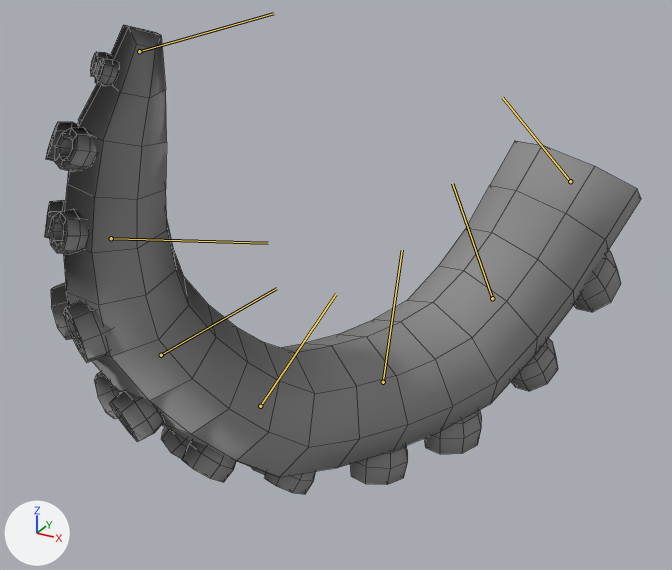
The FBX model Assets/CosimoAssets/Kraken/Assets/TentacleUncurling.fbx: old version first, new version second.
Both versions are drawn from a 50 mm camera at (0.0278, -0.1141, 0.0339) aimed at (-0.0183, -0.0303, -0.0079). Every picture has the same lights, and +X, +Y and +Z are marked at lower left. Both versions are drawn at frame 13 of the action 'Take 001'; the numbers are the values there. The bones that bend it are drawn over the model as lines. Mesh edges are drawn as thin lines.

Names of what the first picture shows: 'Octopus_Tentacles_Low'.
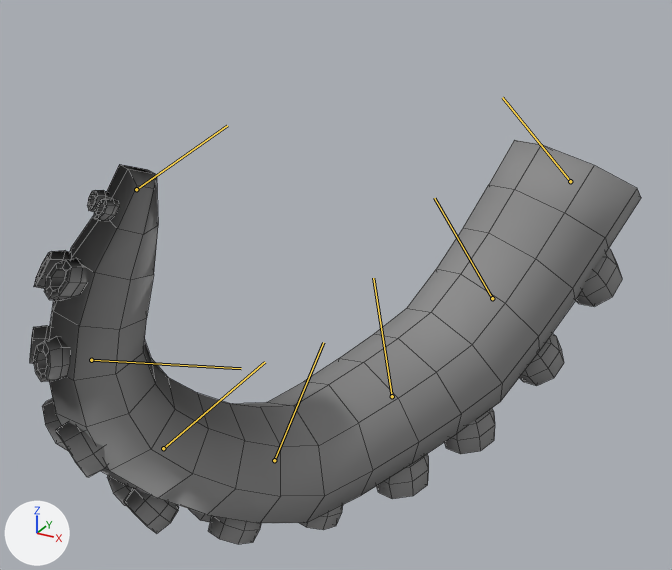
Pixel boxes (x1, y1, x2, y2) of what changed, in the pictures (672 x 570 px):
'Octopus_Tentacles_Low', posed (14% shorter)
    before: (45, 25, 641, 494)
    after: (30, 140, 641, 544)
bone 'joint2', root to tip
    before: (492, 298) to (452, 183)
    after: (492, 298) to (434, 198)
bone 'joint3', root to tip
    before: (383, 382) to (402, 250)
    after: (392, 396) to (373, 278)
bone 'joint4', root to tip
    before: (260, 406) to (336, 294)
    after: (274, 460) to (323, 342)
bone 'joint5', root to tip
    before: (161, 355) to (276, 288)
    after: (163, 448) to (265, 362)
bone 'joint6', root to tip
    before: (111, 238) to (268, 243)
    after: (91, 360) to (241, 368)
bone 'joint7', root to tip
    before: (139, 51) to (273, 13)
    after: (136, 189) to (227, 125)

What changed in the scene script:
```text
Change bone_joint2:
    where bone_joint2 = bpy.data.objects['Armature'].pose.bones['joint2']  # child of 'joint1'
    bone_joint2.rotation_quaternion: (0.987, 0.0, 0.0, 0.163) -> (0.993, 0.0, 0.0, 0.085)  # degrees (0, 0, 19) -> degrees (0, 0, 10)
Change bone_joint3:
    where bone_joint3 = bpy.data.objects['Armature'].pose.bones['joint3']  # child of 'joint2'
    bone_joint3.rotation_quaternion: (0.987, 0.0, 0.0, 0.163) -> (0.993, 0.0, 0.0, 0.085)  # degrees (0, 0, 19) -> degrees (0, 0, 10)
Change bone_joint4:
    where bone_joint4 = bpy.data.objects['Armature'].pose.bones['joint4']  # child of 'joint3'
    bone_joint4.rotation_quaternion: (0.987, 0.0, 0.0, 0.163) -> (0.964, 0.0, 0.0, 0.19)  # degrees (0, 0, 19) -> degrees (0, 0, 22)
Change bone_joint5:
    where bone_joint5 = bpy.data.objects['Armature'].pose.bones['joint5']  # child of 'joint4'
    bone_joint5.rotation_quaternion: (0.987, 0.0, 0.0, 0.163) -> (0.964, 0.0, 0.0, 0.19)  # degrees (0, 0, 19) -> degrees (0, 0, 22)
Change bone_joint6:
    where bone_joint6 = bpy.data.objects['Armature'].pose.bones['joint6']  # child of 'joint5'
    bone_joint6.rotation_quaternion: (0.987, 0.0, 0.0, 0.163) -> (0.907, 0.0, 0.0, 0.298)  # degrees (0, 0, 19) -> degrees (0, 0, 36)
Change bone_joint7:
    where bone_joint7 = bpy.data.objects['Armature'].pose.bones['joint7']  # child of 'joint6'
    bone_joint7.rotation_quaternion: (0.987, 0.0, 0.0, 0.163) -> (0.907, 0.0, 0.0, 0.298)  # degrees (0, 0, 19) -> degrees (0, 0, 36)
```
